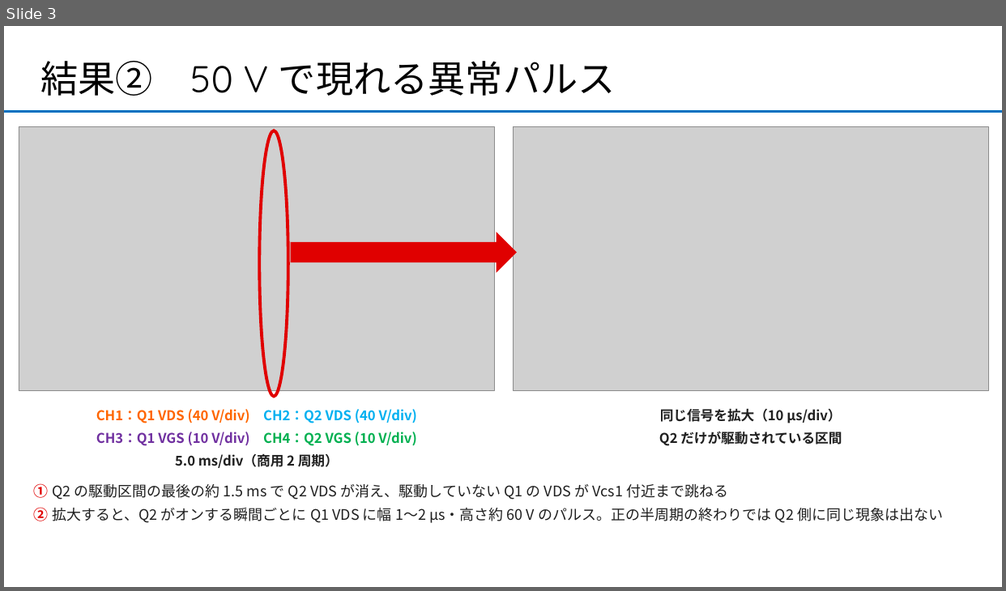
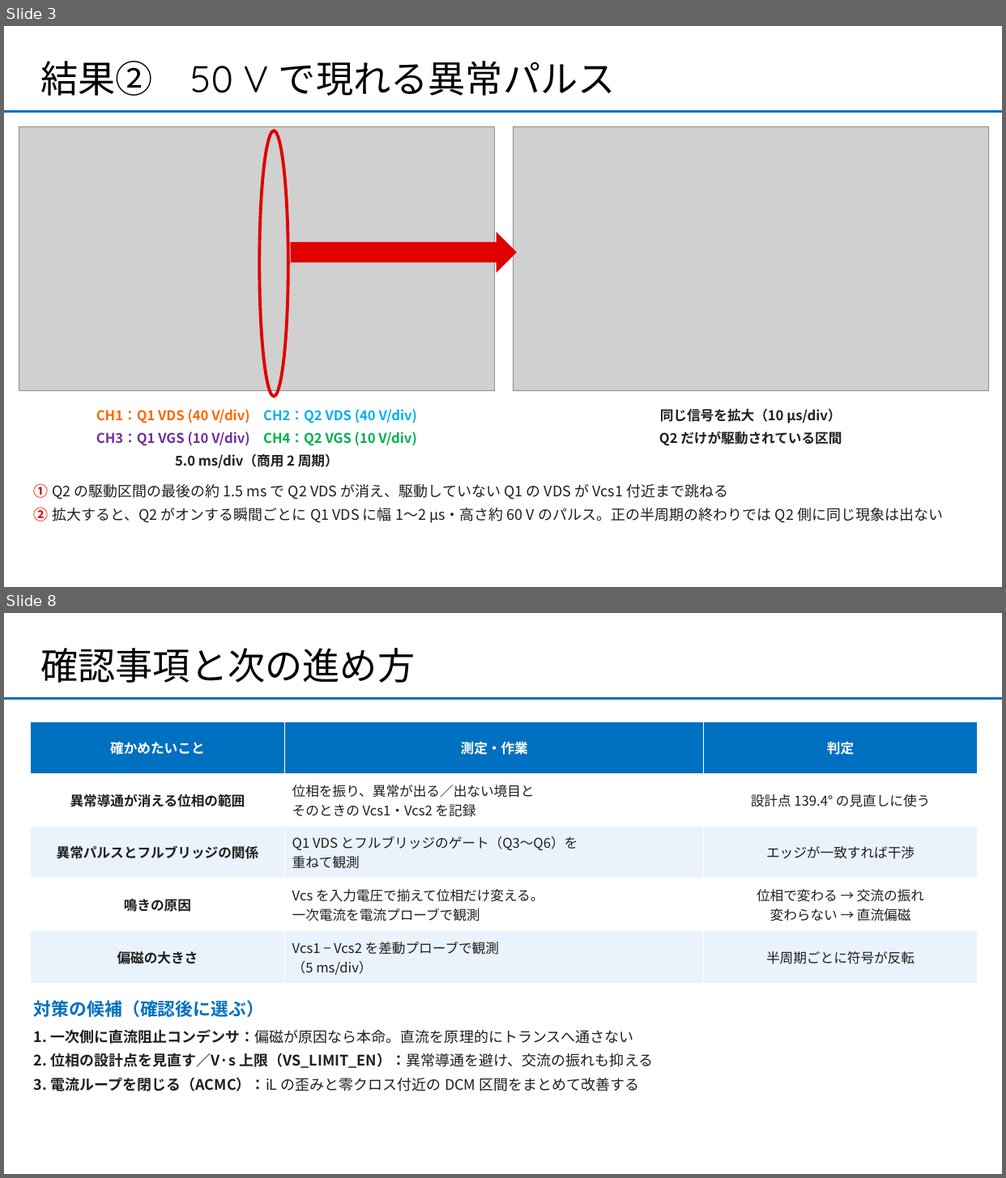
Before and after one commit to sena531/AI_reserch, a slide deck: experiments/50V波形考察_打ち合わせ.pptx. Shown one above the other, each under a label of ours: slide 3 before the commit, slides 3 and 8 after it; the slides between them are not shown. The pictures are 1006x591 and 1006x1178 pixels, drawn with LibreOffice and Linux fonts; fonts in the diff are those of the drawing; grey boxes stand for pictures. Boxes give left, top, right and bottom in pixels: in the first picture for what was removed or moved away, otherwise in the second. Text is boxed around its words. In the diff, an @@ line names an element or a change of style, - is before the commit and + after.

```diff
--- a/experiments/50V波形考察_打ち合わせ.pptx
+++ b/experiments/50V波形考察_打ち合わせ.pptx
@@ slide 8 added at (4, 613, 1002, 1174), background #FFFFFF; not listed: 1 template element that a slide beside it also shows @@
@@ title added at (40, 648, 415, 683), 36 pt, text #000000 @@
+確認事項と次の進め方
@@ table added at (30, 722, 978, 983), 5 rows, 3 columns @@
+確かめたいこと | 測定・作業 | 判定
+異常導通が消える位相の範囲 | 位相を振り、異常が出る／出ない境目と / そのときの Vcs1・Vcs2 を記録 | 設計点 139.4° の見直しに使う
+異常パルスとフルブリッジの関係 | Q1 VDS とフルブリッジのゲート（Q3〜Q6）を / 重ねて観測 | エッジが一致すれば干渉
+鳴きの原因 | Vcs を入力電圧で揃えて位相だけ変える。 / 一次電流を電流プローブで観測 | 位相で変わる → 交流の振れ / 変わらない → 直流偏磁
+偏磁の大きさ | Vcs1 − Vcs2 を差動プローブで観測 / （5 ms/div） | 半周期ごとに符号が反転
@@ text added at (34, 1000, 264, 1017), 17 pt, text #0070C0, bold @@
+対策の候補（確認後に選ぶ）
@@ text added at (34, 1029, 653, 1092), 14 pt, text #1F1F1F @@
+1. 一次側に直流阻止コンデンサ：偏磁が原因なら本命。直流を原理的にトランスへ通さない
+2. 位相の設計点を見直す／V·s 上限（VS_LIMIT_EN）：異常導通を避け、交流の振れも抑える
+3. 電流ループを閉じる（ACMC）：iL の歪みと零クロス付近の DCM 区間をまとめて改善する
```
Also in this commit, not shown: 2 slides changed, 2 other slides added, 1 slide removed.
